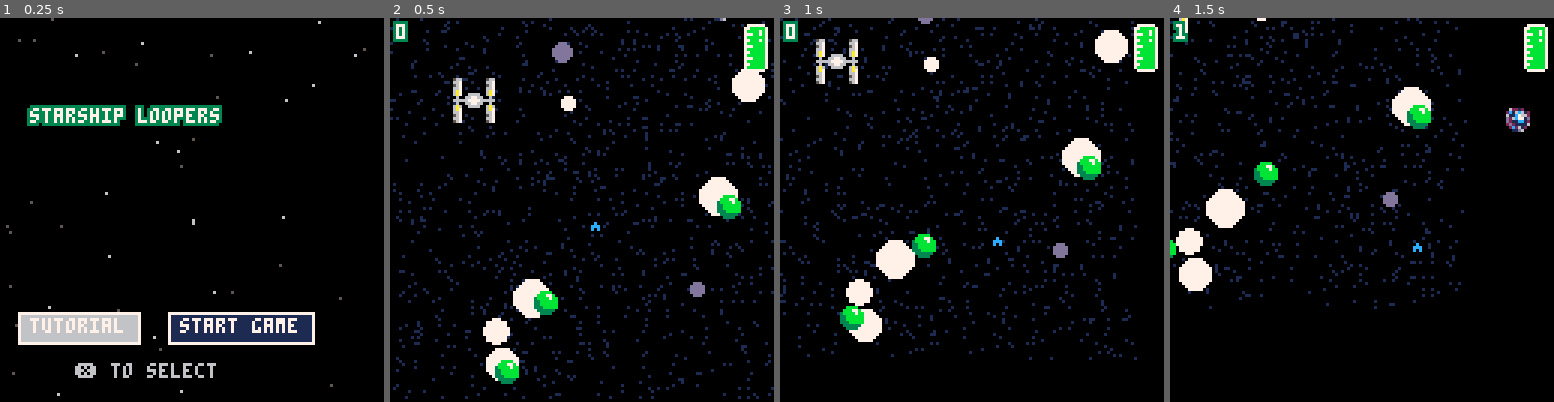
Above: before the commit, frames 1-4 (left to right).
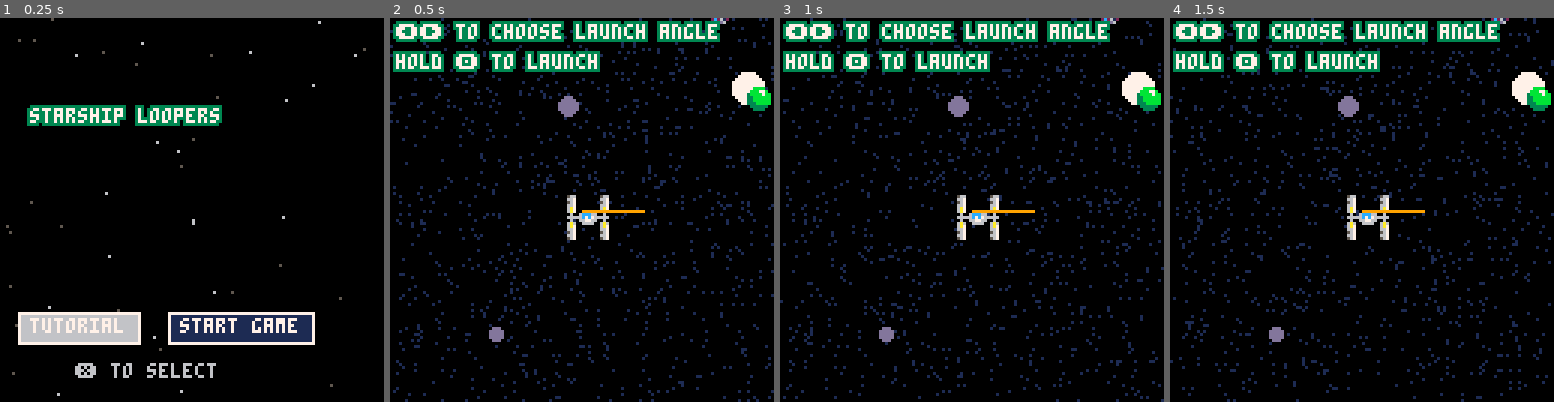
Above: after the commit, the same moments.

Repository: aadriien/GMTK-starship-loopers
Game: PICO-8 cartridge starship-loopers.p8
The game is run twice, just before and just after one commit, with the same random seed, the same clock (stepped at 60 frames per second) and the same inputs.
Inputs:
- Up to frame 1 (0.25 s): no input
- Up to frame 2 (0.5 s): tap X (X key) at 0.33 s
- Up to frame 3 (1 s): tap O (Z key) at 0.7 s
- Up to frame 4 (1.5 s): tap X (X key) at 1.07 s

Frame 1 is identical in both runs. In frame 2, 22% of the frame differs, in the area x 0-100%, y 0-100%; in frame 3, 22%; in frame 4, 20%.

Commit message:
start and end at station
added mechanism to choose initial launch angle and to dock at station to successfully end game.

Diff:
--- a/starship-loopers.p8
+++ b/starship-loopers.p8
@@ -8,11 +8,20 @@
     _upd = u_start_screen
     _drw = d_start_screen
 
+
+    -- space station
+    station = {
+        x = 64,
+        y = 64,
+        mass = 80,
+        type = "station"
+    }
+
     -- player initialization
     ship = {
-        x = 64,
-        y = 64,
-        vel = create_vector(1,1),
+        x = station.x,
+        y = station.y,
+        vel = create_vector(0,0),
         fuel_max = 250,
         fuel_left = 250,
         score = 0,
@@ -20,11 +29,16 @@
         size = 4,
         state = "drift", -- "drift" or "lock"
         target = "none",
+        launch_angle = 0,
+        launch_countdown = 3,
+        launch_phase = false,
+        landing_countdown = 3,
+        landing_success = false,
         portal_cooldown = 0
     }
     -- celestial body initialization
     bodies = {}
-    num_bodies = 6
+    num_bodies = 1
     num_black_holes = 2
     for i = 1, num_bodies do
         add_body("normal")
@@ -71,12 +85,6 @@
         })
     end
 
-    -- space station
-    station = {
-        x = 20,
-        y = 20,
-        mass = 80
-    }
 
     -- camera perspective
     cam = { x = 0, y = 0 }
@@ -112,8 +120,8 @@
     end
 
     if btn(❎) and selected_idx == 1 then
-        _upd = u_play_game
-        _drw = d_play_game
+        _upd = u_launch_phase
+        _drw = d_launch_phase
     elseif btn(❎) and selected_idx == 2 then
         bodies_temp = deepcopy(bodies)
         _upd = u_intro
@@ -181,14 +189,67 @@
 
 function u_launch_phase()
     -- TODO PLAYER CHOOSES LAUNCH VELOCITY ANGLE
-
-    _upd = u_play_game
-    _drw = d_play_game
+    if btnp(0) then
+        ship.launch_angle = (ship.launch_angle - 0.05) % 1
+    end
+    if btnp(1) then
+        ship.launch_angle = (ship.launch_angle + 0.05) % 1
+    end
+
+    ship.vel.x = cos(ship.launch_angle)
+    ship.vel.y = - sin(ship.launch_angle)
+
+    if btn(🅾️) then
+        ship.launch_countdown -= 1/30
+        ship.launch_phase = true
+    else
+        ship.launch_countdown = 3
+        ship.launch_phase = false
+    end
+
+    if ship.launch_countdown <= 0 then
+        _upd = u_play_game
+        _drw = d_play_game
+    end
+
+    update_particles()
+
+
 
 end
 
 function d_launch_phase()
-    -- TODO PLAYER CHOOSES LAUNCH VELOCITY ANGLE
+    cls()
+    camera(ship.x - 64, ship.y - 64)
+    map()
+    -- draw particles
+    for particle in all(particles) do
+        pset(particle.x, particle.y, 1)
+    end
+    -- draw celestial bodies
+    for body in all(bodies) do
+        circfill(body.x, body.y, body.size, body.color)
+    end
+    -- draw portals around perimeter
+    for portal in all(portals) do
+        spr(portal.sprite, portal.x, portal.y)
+    end
+    draw_fuel_pickups()
+    draw_station()
+
+    spr(ship.sprite, ship.x, ship.y)
+
+    -- draw launch angle
+    line(ship.x, ship.y, ship.x + ship.vel.x * 20, ship.y + ship.vel.y * 20, 9)
+    -- draw launch countdown
+    if ship.launch_phase == true then
+        print(ship.launch_countdown)
+    end
+    -- print instructions
+    camera(0,0)
+    print_hint("⬅️➡️ to choose launch angle", 2,2,7,3)
+    print_hint("hold 🅾️ to launch", 2,12, 7,3)
+
 end
 
 function u_play_game()
@@ -211,6 +272,314 @@
     activate_portal()
 
     -- update particles
+    update_particles()
+    -- smooth camera follow with teleport detection
+    update_camera_position()
+
+    -- end game condition when ship goes off screen
+    if
+        ship.x < 0 - map_boundary or
+        ship.x > 128 + map_boundary or
+        ship.y < 0 - map_boundary or
+        ship.y > 128 + map_boundary
+    then
+        _upd = u_end_screen
+        _drw = d_end_screen
+    end
+end
+
+function d_play_game()
+    -- ADD PLAY GAME DRAW CODE HERE
+    cls()
+    camera(flr(cam.x), flr(cam.y))
+    map()
+    -- draw particles
+    for particle in all(particles) do
+        pset(particle.x, particle.y, 1)
+    end
+    -- draw celestial bodies
+    for body in all(bodies) do
+        circfill(body.x, body.y, body.size, body.color)
+    end
+    -- draw portals around perimeter
+    for portal in all(portals) do
+        spr(portal.sprite, portal.x, portal.y)
+    end
+    draw_fuel_pickups()
+    draw_station()
+
+    -- draw ship
+    spr(ship.sprite, ship.x, ship.y)
+    if (ship.target != "none") and (ship.state == "lock") then
+        line(ship.x, ship.y, ship.target.x, ship.target.y, 8)
+    end
+    camera(0,0)
+    draw_fuel()
+    draw_score()
+end
+
+function u_end_screen()
+    -- ADD END SCREEN CODE HERE
+    update_camera_position()
+    cls()
+    camera(flr(cam.x), flr(cam.y))
+    map()
+
+    -- slowly dock ship in the station
+    if ship.landing_success then
+        local dstx = ship.target.x - ship.x
+        local dsty = ship.target.y - ship.y
+
+        ship.x += dstx / 15
+        ship.y += dsty / 15
+
+        if abs(dstx) <= 1 then
+            ship.x = ship.target.x
+        end
+        if abs(dsty) <= 1 then
+            ship.y = ship.target.y
+        end
+    end
+
+
+    move_fuel_pickups()
+
+    -- update particles
+    update_particles()
+    if btn(🅾️) then
+        -- reinitialize game state
+        _init()
+        _upd = u_start_screen
+        _drw = d_start_screen
+    end
+end
+
+function d_end_screen()
+    -- ADD END SCREEN DRAW CODE HERE
+    cls()
+    camera(cam.x, cam.y)
+    map()
+
+    -- draw particles
+    for particle in all(particles) do
+        pset(particle.x, particle.y, 1)
+    end
+    -- draw celestial bodies
+    for body in all(bodies) do
+        circfill(body.x, body.y, body.size, body.color)
+    end
+    -- draw portals around perimeter
+    for portal in all(portals) do
+        spr(portal.sprite, portal.x, portal.y)
+    end
+    draw_fuel_pickups()
+    draw_station()
+
+    -- draw ship
+    spr(ship.sprite, ship.x, ship.y)
+
+    camera(0,0)
+    print_with_glow("game over", 20, 30, 7)
+    if ship.landing_success == true then
+        print_with_glow("final score: ", 20, 40, 7)
+        print_with_glow(flr(ship.score), 20, 50, 7)
+    else
+        print_with_glow("you drifted into the", 20, 40, 7)
+        print_with_glow("cold depths of space", 20, 50, 7)
+    end
+    draw_button(30, 100, "🅾️ play again", 1)
+end
+
+
+-- start / end screen drawing functions
+function draw_starry_bg()
+    cls(0)
+    for s in all(stars) do
+        pset(s.x, s.y, 5 + rnd(2)) -- white/grey stars
+        s.y += s.speed
+        if s.y > 128 then
+            s.y = 0
+            s.x = flr(rnd(128))
+        end
+    end
+end
+
+function draw_title()
+    draw_starry_bg()
+
+    if _upd == u_start_screen then
+        print_with_glow("starship loopers", 10, 30, 7)
+        draw_button(10, 100, "tutorial", selected_idx == 1)
+        draw_button(60, 100, "start game", selected_idx == 2)
+        print_hint("❎ to select", 25, 115, 6, 0)
+				end
+end
+
+function print_with_glow(str, x, y, col)
+    -- draw shadow/glow offsets
+    local glow_color = 3
+    for dx = -1, 1 do
+        for dy = -1, 1 do
+            if dx ~= 0 or dy ~= 0 then
+                print(str, x + dx, y + dy, glow_color)
+            end
+        end
+    end
+    -- draw main text
+    print(str, x, y, col)
+end
+
+function print_hint(txt, x, y, col, shadow)
+    for dx = -1, 1 do
+        for dy = -1, 1 do
+            if dx != 0 or dy != 0 then
+                print(txt, x + dx, y + dy, shadow)
+            end
+        end
+    end
+    print(txt, x, y, col)
+end
+
+function draw_score()
+    print_with_glow(flr(ship.score), 2,2,7)
+end
+
+function draw_button(x, y, label, selected)
+    local w = #label * 4 + 4
+    if _upd == u_end_screen then -- give play again more padding
+        w += 2
+    end
+
+    -- change button color (dark blue) if selected
+    rectfill(x - 4, y - 2, x + w, y + 8, selected and 6 or 1)
+    rect(x - 4, y - 2, x + w, y + 8, 7)
+
+    print(label, x, y, 7)
+end
+
+function draw_fuel()
+    local fuel_width = max(flr(ship.fuel_left / ship.fuel_max  * 14) + 1, 0)
+    rectfill(119, 17 - fuel_width, 124, 17, 11)
+    -- overlaying fuel canister sprite on top
+    spr(15, 118, 2)
+    spr(31, 118, 10)
+end
+
+function draw_fuel_pickups()
+    for fuel in all(fuel_snacks) do
+        spr(fuel.sprite, fuel.x, fuel.y)
+    end
+end
+
+function draw_station()
+    sspr(96, 0, 16, 16, station.x - 6, station.y - 6)
+end
+
+-- movement physics
+function move_fuel_pickups()
+    for fuel in all(fuel_snacks) do
+        fuel.x += fuel.vel.x
+        fuel.y += fuel.vel.y
+        fuel.life -= 1/30
+
+        if fuel.life <= 0 then
+            del(fuel_snacks, fuel)
+        else
+            -- check for collision with any black hole
+            for body in all(bodies) do
+                if body.type == "blackhole" and is_collision(fuel, body) then
+                    del(fuel_snacks, fuel)
+                    break
+                end
+            end
+        end
+    end
+
+    if #fuel_snacks < max_fuel_snacks then
+        add_fuel_pickup()
+    end
+end
+
+function move_ship()
+    -- decrement portal cooldown
+    if ship.portal_cooldown > 0 then
+        ship.portal_cooldown -= 1
+    end
+
+    if ship.state == "lock" then
+        -- TODO: orbital mechanics
+        ship.target = find_closest()
+
+        if ship.target != "none" then
+            -- consume fuel
+            ship.fuel_left -= 1
+
+            if ship.target.type == "station" then
+                land_ship()
+            else
+                ship.landing_countdown = 3
+            end
+
+            local distance = dst(ship, ship.target)
+            -- clockwise and counterclockwise orbit vectors
+            local vec1 = create_vector(- (ship.y - ship.target.y), (ship.x - ship.target.x))
+            local vec2 = create_vector((ship.y - ship.target.y), - (ship.x - ship.target.x))
+            -- find crossproduct to pick best vector with smallest angle of change
+            local cross1 = ship.vel.x * vec1.y - ship.vel.y * vec1.x
+
+            if cross1 > 0 then
+                new_vel = vec1
+            else
+                new_vel = vec2
+            end
+
+            new_vel = norm(new_vel)
+            -- TODO: make speed proportional to distance
+            local speed = ((max_orbit_distance - distance) / max_orbit_distance) * max_speed
+
+
+            -- lerp to transition into orbit
+            ship.vel.x = ship.vel.x+0.003*(new_vel.x-ship.vel.x)
+            ship.vel.y = ship.vel.y+0.003*(new_vel.y-ship.vel.y)
+
+            -- gravitational pull towards the center of the celestial body
+            local gravity_pull = create_vector(ship.target.x - ship.x, ship.target.y - ship.y)
+            gravity_pull.x *= 0.0016 * ((max_orbit_distance - distance) / max_orbit_distance) * sqrt(ship.target.mass)
+            gravity_pull.y *= 0.0016 * ((max_orbit_distance - distance) / max_orbit_distance) * sqrt(ship.target.mass)
+            ship.vel.x += gravity_pull.x
+            ship.vel.y += gravity_pull.y
+
+
+        end
+    end
+    -- ship moves along same path (no friction in space!)
+    ship.x += ship.vel.x
+    ship.y += ship.vel.y
+
+    -- check for fuel pickups
+    for fuel in all(fuel_snacks) do
+        local distance = dst(ship, fuel)
+        if distance <= 8 then
+            del(fuel_snacks, fuel)
+            ship.fuel_left = min(ship.fuel_left + 100, ship.fuel_max)
+            -- point bonus for refueling
+            ship.score += 20
+        end
+    end
+end
+
+function land_ship()
+    ship.landing_countdown -= 1/30
+
+    if ship.landing_countdown <= 0 then
+        ship.landing_success = true
+        _upd = u_end_screen
+        _drw = d_end_screen
+    end
+end
+
+
+function update_particles()
     for particle in all(particles) do
         particle.x = (particle.x + particle.vx + 128) % 128
         particle.y = (particle.y + particle.vy + 128) % 128
@@ -227,7 +596,13 @@
         end
     end
 
-    -- smooth camera follow with teleport detection
+end
+function is_collision(obj_a, obj_b)
+    local dist = dst(obj_a, obj_b)
+    return dist < obj_a.size + obj_b.size
+end
+
+function update_camera_position()
     local target_cam_x = ship.x - 64
     local target_cam_y = ship.y - 64
     local cam_distance = sqrt(
@@ -244,246 +619,7 @@
         cam.x += 0.1 * (target_cam_x - cam.x)
         cam.y += 0.1 * (target_cam_y - cam.y)
     end
-
-    -- end game condition when ship goes off screen
-    if
-        ship.x < 0 - map_boundary or
-        ship.x > 128 + map_boundary or
-        ship.y < 0 - map_boundary or
-        ship.y > 128 + map_boundary
-    then
-        _upd = u_end_screen
-        _drw = d_end_screen
-    end
-end
-
-function d_play_game()
-    -- ADD PLAY GAME DRAW CODE HERE
-    cls()
-    camera(flr(cam.x), flr(cam.y))
-    map()
-    -- draw particles
-    for particle in all(particles) do
-        pset(particle.x, particle.y, 1)
-    end
-    -- draw celestial bodies
-    for body in all(bodies) do
-        circfill(body.x, body.y, body.size, body.color)
-    end
-    -- draw portals around perimeter
-    for portal in all(portals) do
-        spr(portal.sprite, portal.x, portal.y)
-    end
-    -- draw ship
-    spr(ship.sprite, ship.x, ship.y)
-    if (ship.target != "none") and (ship.state == "lock") then
-        line(ship.x, ship.y, ship.target.x, ship.target.y, 8)
-    end
-    draw_fuel_pickups()
-    draw_station()
-
-    camera(0,0)
-    draw_fuel()
-    draw_score()
-end
-
-function u_end_screen()
-    -- ADD END SCREEN CODE HERE
-    if btn(🅾️) then
-        -- reinitialize game state
-        _init()
-        _upd = u_start_screen
-        _drw = d_start_screen
-    end
-end
-
-function d_end_screen()
-    -- ADD END SCREEN DRAW CODE HERE
-    draw_title()
-end
-
-
--- start / end screen drawing functions
-function draw_starry_bg()
-    cls(0)
-    for s in all(stars) do
-        pset(s.x, s.y, 5 + rnd(2)) -- white/grey stars
-        s.y += s.speed
-        if s.y > 128 then
-            s.y = 0
-            s.x = flr(rnd(128))
-        end
-    end
-end
-
-function draw_title()
-    draw_starry_bg()
-
-    if _upd == u_start_screen then
-        print_with_glow("starship loopers", 10, 30, 7)
-        draw_button(10, 100, "tutorial", selected_idx == 1)
-        draw_button(60, 100, "start game", selected_idx == 2)
-        print_hint("❎ to select", 25, 115, 6, 0)
-
-    elseif _upd == u_end_screen then
-        print_with_glow("game over", 20, 30, 7)
-        print_with_glow("final score: ", 20, 40, 7)
-        print_with_glow(flr(ship.score), 20, 50, 7)
-        draw_button(30, 100, "🅾️ play again", 1)
-    end
-end
-
-function print_with_glow(str, x, y, col)
-    -- draw shadow/glow offsets
-    local glow_color = 3
-    for dx = -1, 1 do
-        for dy = -1, 1 do
-            if dx ~= 0 or dy ~= 0 then
-                print(str, x + dx, y + dy, glow_color)
-            end
-        end
-    end
-    -- draw main text
-    print(str, x, y, col)
-end
-
-function print_hint(txt, x, y, col, shadow)
-    for dx = -1, 1 do
-        for dy = -1, 1 do
-            if dx != 0 or dy != 0 then
-                print(txt, x + dx, y + dy, shadow)
-            end
-        end
-    end
-    print(txt, x, y, col)
-end
-
-function draw_score()
-    print_with_glow(flr(ship.score), 2,2,7)
-end
-
-function draw_button(x, y, label, selected)
-    local w = #label * 4 + 4
-    if _upd == u_end_screen then -- give play again more padding
-        w += 2
-    end
-
-    -- change button color (dark blue) if selected
-    rectfill(x - 4, y - 2, x + w, y + 8, selected and 6 or 1)
-    rect(x - 4, y - 2, x + w, y + 8, 7)
-
-    print(label, x, y, 7)
-end
-
-function draw_fuel()
-    local fuel_width = max(flr(ship.fuel_left / ship.fuel_max  * 14) + 1, 0)
-    rectfill(119, 17 - fuel_width, 124, 17, 11)
-    -- overlaying fuel canister sprite on top
-    spr(15, 118, 2)
-    spr(31, 118, 10)
-end
-
-function draw_fuel_pickups()
-    for fuel in all(fuel_snacks) do
-        spr(fuel.sprite, fuel.x, fuel.y)
-    end
-end
-
-function draw_station()
-    sspr(96, 0, 16, 16, station.x, station.y)
-end
-
--- movement physics
-function move_fuel_pickups()
-    for fuel in all(fuel_snacks) do
-        fuel.x += fuel.vel.x
-        fuel.y += fuel.vel.y
-        fuel.life -= 1/30
-
-        if fuel.life <= 0 then
-            del(fuel_snacks, fuel)
-        else
-            -- check for collision with any black hole
-            for body in all(bodies) do
-                if body.type == "blackhole" and is_collision(fuel, body) then
-                    del(fuel_snacks, fuel)
-                    break
-                end
-            end
-        end
-    end
-
-    if #fuel_snacks < max_fuel_snacks then
-        add_fuel_pickup()
-    end
-end
-
-function move_ship()
-    -- decrement portal cooldown
-    if ship.portal_cooldown > 0 then
-        ship.portal_cooldown -= 1
-    end
-
-    if ship.state == "lock" then
-        -- TODO: orbital mechanics
-        ship.target = find_closest()
-
-        if ship.target != "none" then
-            -- consume fuel
-            ship.fuel_left -= 1
-
-            local distance = dst(ship, ship.target)
-            -- clockwise and counterclockwise orbit vectors
-            local vec1 = create_vector(- (ship.y - ship.target.y), (ship.x - ship.target.x))
-            local vec2 = create_vector((ship.y - ship.target.y), - (ship.x - ship.target.x))
-            -- find crossproduct to pick best vector with smallest angle of change
-            local cross1 = ship.vel.x * vec1.y - ship.vel.y * vec1.x
-
-            if cross1 > 0 then
-                new_vel = vec1
-            else
-                new_vel = vec2
-            end
-
-            new_vel = norm(new_vel)
-            -- TODO: make speed proportional to distance
-            local speed = ((max_orbit_distance - distance) / max_orbit_distance) * max_speed
-
-
-            -- lerp to transition into orbit
-            ship.vel.x = ship.vel.x+0.003*(new_vel.x-ship.vel.x)
-            ship.vel.y = ship.vel.y+0.003*(new_vel.y-ship.vel.y)
-
-            -- gravitational pull towards the center of the celestial body
-            local gravity_pull = create_vector(ship.target.x - ship.x, ship.target.y - ship.y)
-            gravity_pull.x *= 0.0016 * ((max_orbit_distance - distance) / max_orbit_distance) * sqrt(ship.target.mass)
-            gravity_pull.y *= 0.0016 * ((max_orbit_distance - distance) / max_orbit_distance) * sqrt(ship.target.mass)
-            ship.vel.x += gravity_pull.x
-            ship.vel.y += gravity_pull.y
-
-        end
-    end
-    -- ship moves along same path (no friction in space!)
-    ship.x += ship.vel.x
-    ship.y += ship.vel.y
-
-    -- check for fuel pickups
-    for fuel in all(fuel_snacks) do
-        local distance = dst(ship, fuel)
-        if distance <= 8 then
-            del(fuel_snacks, fuel)
-            ship.fuel_left = min(ship.fuel_left + 100, ship.fuel_max)
-            -- point bonus for refueling
-            ship.score += 20
-        end
-    end
-end
-
-function is_collision(obj_a, obj_b)
-    local dist = dst(obj_a, obj_b)
-    return dist < obj_a.size + obj_b.size
-end
-
+end
 function activate_portal()
     -- don't activate if in cooldown
     if ship.portal_cooldown > 0 then
@@ -527,6 +663,12 @@
             closest = body
         end
     end
+
+    local dst_from_station = dst(ship, station)
+    if dst_from_station <= min_dist then
+        closest = station
+    end
+
     return closest
 end
 
